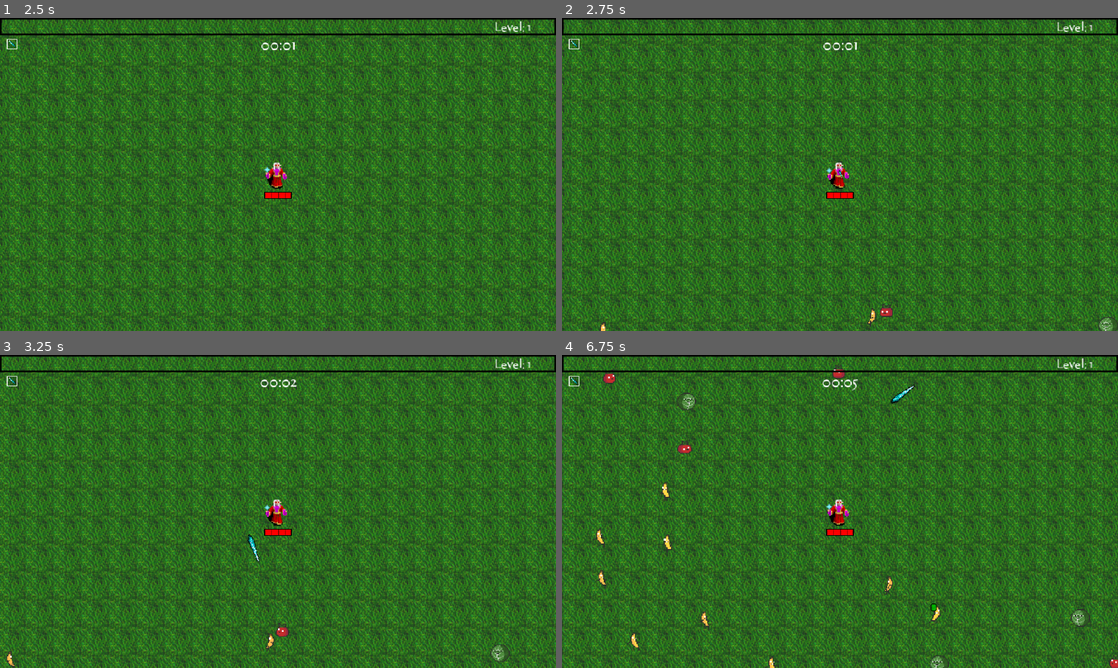
Above: before the commit, frames 1-4 (two rows, left to right).
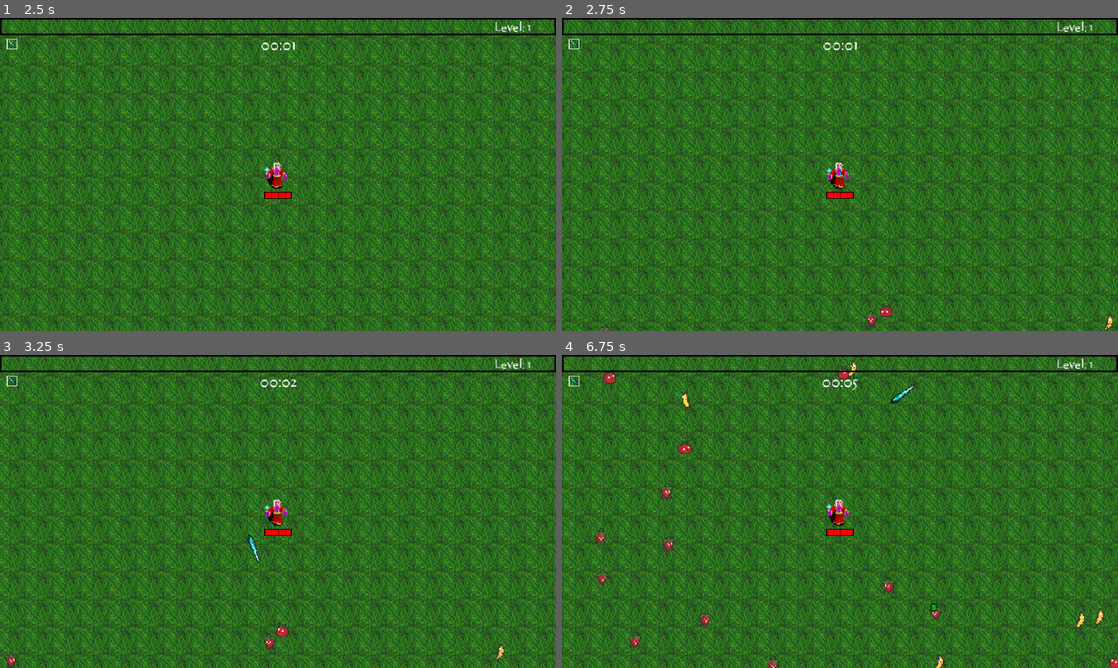
Above: after the commit, the same moments.

Repository: liduwang0/SurvivorsClone_Complete-main
Game: Godot game, scene res://TitleScreen/menu.tscn
Two runs of this game, one before a commit and one after it. Both use one fixed random seed, a clock stepped at 60 frames per second and the inputs below. Sound files missing from this copy of the repository are replaced by a short silence.
Inputs (mouse positions are in pixels of both pictures, inside the frame that each line leads up to):
- Up to frame 1 (2.5 s): click "Play" at 0.5 s; move the mouse to (400, 158) at 1.27 s; hold D (right) 1.28-2.03 s; click (400, 158) at 1.35 s; move the mouse to (166, 190) at 2.02 s; hold S (down) from 2.03 s (still down); click (166, 190) at 2.1 s
- Up to frame 2 (2.75 s): keep holding S (down)
- Up to frame 3 (3.25 s): move the mouse to (333, 442) at 2.77 s; release S (down) at 2.78 s; hold D (right) from 2.78 s (still down); click (333, 442) at 2.85 s
- Up to frame 4 (6.75 s): move the mouse to (812, 574) at 3.52 s; release D (right) at 3.53 s; hold W (up) 3.53-4.28 s; click (812, 574) at 3.6 s; move the mouse to (1006, 558) at 4.27 s; hold A (left) 4.28-5.78 s; click (1006, 558) at 4.35 s; move the mouse to (673, 464) at 5.02 s; click (673, 464) at 5.1 s; move the mouse to (867, 511) at 5.77 s; hold S (down) 5.78-6.53 s; click (867, 511) at 5.85 s; move the mouse to (756, 433) at 6.52 s; hold D (right) from 6.53 s (still down); click (756, 433) at 6.6 s

Frame 1 is identical in both runs. In frame 2, 0.2% of the frame differs, in the area x 6-100%, y 92-100%; in frame 3, 0.3%; in frame 4, 1.2%, in the area x 5-100%, y 0-100%.

Commit message:
not important update

Diff:
--- a/Enemy/enemy_strawberry.tscn
+++ b/Enemy/enemy_strawberry.tscn
@@ -76,9 +76,27 @@
 "values": [24, 25, 26, 27]
 }
 
+[sub_resource type="Animation" id="Animation_tihxo"]
+resource_name = "attack"
+length = 0.8
+step = 0.1
+tracks/0/type = "value"
+tracks/0/imported = false
+tracks/0/enabled = true
+tracks/0/path = NodePath("Sprite2D:frame")
+tracks/0/interp = 1
+tracks/0/loop_wrap = true
+tracks/0/keys = {
+"times": PackedFloat32Array(0, 0.1, 0.2, 0.3, 0.4, 0.5, 0.6, 0.7),
+"transitions": PackedFloat32Array(1, 1, 1, 1, 1, 1, 1, 1),
+"update": 1,
+"values": [16, 17, 18, 19, 20, 21, 22, 23]
+}
+
 [sub_resource type="AnimationLibrary" id="AnimationLibrary_regpg"]
 _data = {
 &"RESET": SubResource("Animation_xfnyu"),
+&"attack": SubResource("Animation_tihxo"),
 &"dead": SubResource("Animation_ikc3m"),
 &"hurt": SubResource("Animation_5on2b"),
 &"walk": SubResource("Animation_w8hns")
--- a/Player/player.gd
+++ b/Player/player.gd
@@ -2,7 +2,7 @@
 
 
 var movement_speed = 100.0
-var hp = 80
+var hp = 800
 var maxhp = 80
 var last_movement = Vector2.UP
 var time = 0
--- a/Player/player.tscn
+++ b/Player/player.tscn
@@ -14,8 +14,8 @@
 [ext_resource type="PackedScene" uid="uid://b7c7gsdx2rkjm" path="res://Utility/basic_button.tscn" id="12_i8esf"]
 
 [sub_resource type="CapsuleShape2D" id="CapsuleShape2D_nffdp"]
-radius = 4.0
-height = 16.0
+radius = 8.0
+height = 26.0
 
 [sub_resource type="RectangleShape2D" id="RectangleShape2D_yfi4i"]
 size = Vector2(12, 20)
@@ -39,7 +39,7 @@
 [node name="Camera2D" type="Camera2D" parent="."]
 
 [node name="CollisionShape2D" type="CollisionShape2D" parent="."]
-position = Vector2(2, 3)
+position = Vector2(2, 1)
 shape = SubResource("CapsuleShape2D_nffdp")
 
 [node name="walkTimer" type="Timer" parent="."]
@@ -77,7 +77,6 @@
 unique_name_in_owner = true
 
 [node name="EnemyDetectionArea" type="Area2D" parent="."]
-visible = false
 collision_layer = 4
 collision_mask = 4
 monitorable = false
--- a/World/world.tscn
+++ b/World/world.tscn
@@ -18,7 +18,7 @@
 script = ExtResource("5_jj7s8")
 time_start = 0
 time_end = 30
-enemy = ExtResource("5_h2aik")
+enemy = ExtResource("4_ee8bm")
 enemy_num = 4
 enemy_spawn_delay = 0
 
@@ -26,7 +26,7 @@
 script = ExtResource("5_jj7s8")
 time_start = 0
 time_end = 210
-enemy = ExtResource("6_0wqet")
+enemy = ExtResource("5_h2aik")
 enemy_num = 2
 enemy_spawn_delay = 0
 
Not shown: 1 places in Enemy/enemy_strawberry.tscn that only renumber resources
